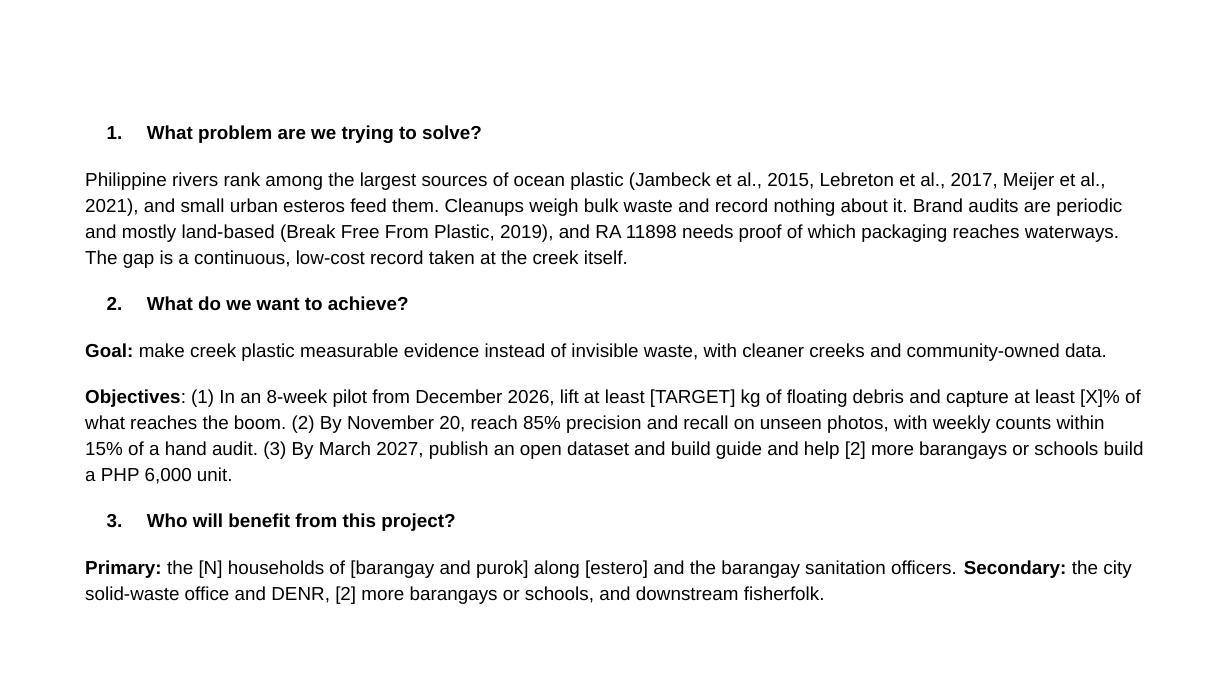
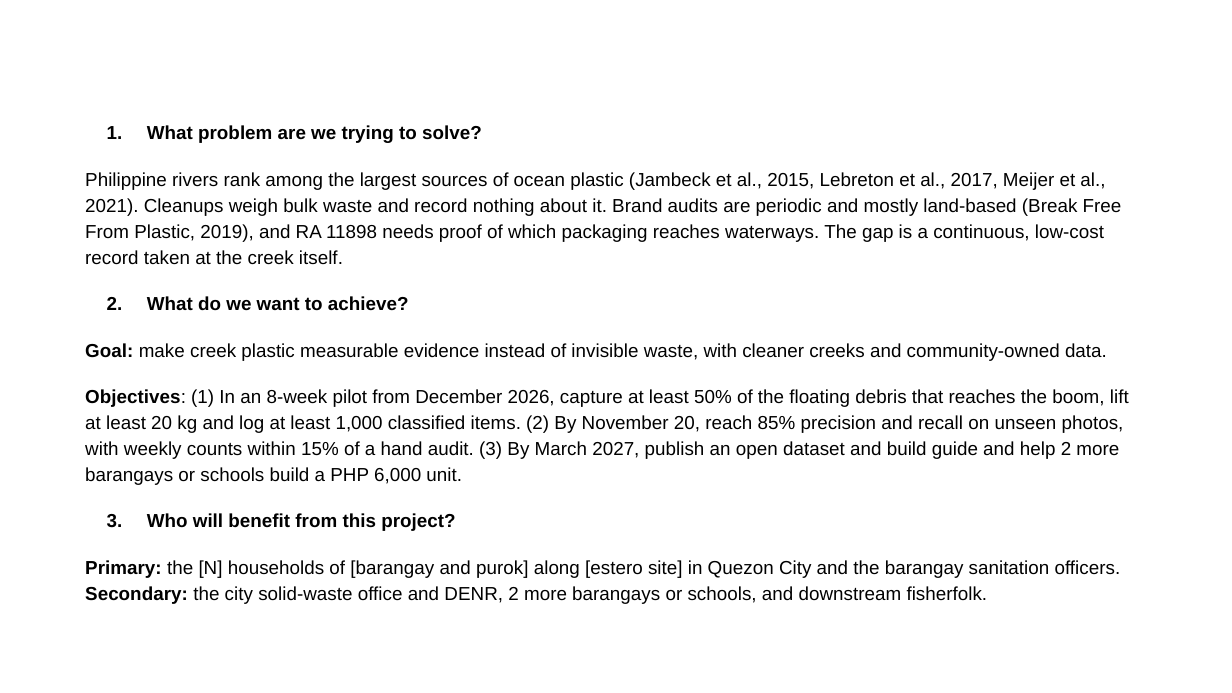
Before and after one commit to tmommu/research, a slide deck: slide 2 of sft_entry/SAGIP_SFT2026_Entry_PPT.pptx. Drawn at 1232x693 pixels with LibreOffice and Linux fonts; fonts in the diff are those of the drawing; background and template pictures are left out. Boxes give left, top, right and bottom in pixels: in the first picture for what was removed or moved away, otherwise in the second. Text is boxed around its words. In the diff, an @@ line names an element or a change of style, - is before the commit and + after.

```diff
--- a/sft_entry/SAGIP_SFT2026_Entry_PPT.pptx
+++ b/sft_entry/SAGIP_SFT2026_Entry_PPT.pptx
@@ text at <box>85,172,1122,265</box>: text changed @@
-Philippine rivers rank among the largest sources of ocean plastic (Jambeck et al., 2015, Lebreton et al., 2017, Meijer et al., 2021), and small urban esteros feed them. Cleanups weigh bulk waste and record nothing about it. Brand audits are periodic and mostly land-based (Break Free From Plastic, 2019), and RA 11898 needs proof of which packaging reaches waterways. The gap is a continuous, low-cost record taken at the creek itself.
+Philippine rivers rank among the largest sources of ocean plastic (Jambeck et al., 2015, Lebreton et al., 2017, Meijer et al., 2021). Cleanups weigh bulk waste and record nothing about it. Brand audits are periodic and mostly land-based (Break Free From Plastic, 2019), and RA 11898 needs proof of which packaging reaches waterways. The gap is a continuous, low-cost record taken at the creek itself.
@@ text at <box>85,389,1129,485</box>: text changed @@
-Objectives: (1) In an 8-week pilot from December 2026, lift at least [TARGET] kg of floating debris and capture at least [X]% of what reaches the boom. (2) By November 20, reach 85% precision and recall on unseen photos, with weekly counts within 15% of a hand audit. (3) By March 2027, publish an open dataset and build guide and help [2] more barangays or schools build a PHP 6,000 unit.
+Objectives: (1) In an 8-week pilot from December 2026, capture at least 50% of the floating debris that reaches the boom, lift at least 20 kg and log at least 1,000 classified items. (2) By November 20, reach 85% precision and recall on unseen photos, with weekly counts within 15% of a hand audit. (3) By March 2027, publish an open dataset and build guide and help 2 more barangays or schools build a PHP 6,000 unit.
@@ text at <box>85,560,1121,601</box>: text changed @@
-Primary: the [N] households of [barangay and purok] along [estero] and the barangay sanitation officers. Secondary: the city solid-waste office and DENR, [2] more barangays or schools, and downstream fisherfolk.
+Primary: the [N] households of [barangay and purok] along [estero site] in Quezon City and the barangay sanitation officers. Secondary: the city solid-waste office and DENR, 2 more barangays or schools, and downstream fisherfolk.
```
Also in this commit, not shown: 5 other slides changed, 15 other files.
